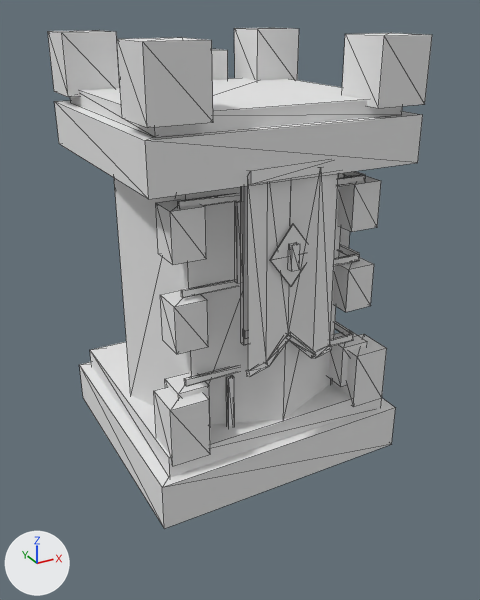
An edit to the FBX model factory/unity-src/hyeopgok-sasu/Resources/HyeopgokSasu/Models/tower_base_l3.fbx, drawn before and after from the same camera.
Camera for both pictures: a 50 mm camera at (-1.29, -2.45, 1.86) aimed at (-0.02, -0.16, 0.71). The axes (+X, +Y, +Z) are drawn at lower left. The lights are the same throughout. The older version comes first. Mesh edges are drawn as thin lines. Where no turn or scale is listed for an object, it has been applied to the vertices. Vertices at exactly the same position are counted once.

Objects in the first picture: 'tower_base_l3'.
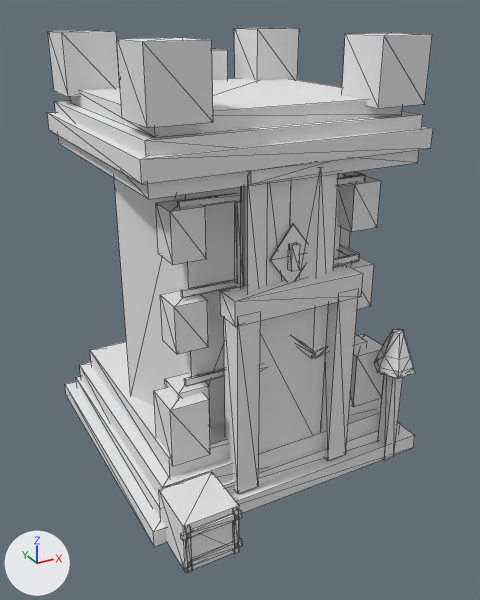
What differs and where, as boxes (x1, y1, x2, y2) in the pictures (480 x 600 px):
'tower_base_l3', reshaped (9% taller)
    before: (48, 28, 432, 529)
    after: (47, 28, 433, 573)
part 1 of me_tower_base_l3_mesh, added
    after: (65, 381, 415, 547)
part 2 of me_tower_base_l3_mesh, added
    after: (76, 376, 400, 519)
part 3 of me_tower_base_l3_mesh, added
    after: (259, 304, 328, 452)
part 4 of me_tower_base_l3_mesh, added
    after: (224, 318, 261, 494)
part 5 of me_tower_base_l3_mesh, added
    after: (321, 297, 358, 461)
part 6 of me_tower_base_l3_mesh, added
    after: (220, 265, 363, 327)
part 7 of me_tower_base_l3_mesh, added
    after: (47, 112, 433, 184)
part 8 of me_tower_base_l3_mesh, added
    after: (159, 472, 239, 573)
part 9 of me_tower_base_l3_mesh, added
    after: (182, 538, 242, 569)
part 10 of me_tower_base_l3_mesh, added
    after: (181, 510, 242, 541)
part 11 of me_tower_base_l3_mesh, added
    after: (185, 525, 192, 573)
part 12 of me_tower_base_l3_mesh, added
    after: (233, 508, 239, 553)
part 13 of me_tower_base_l3_mesh, added
    after: (378, 375, 403, 460)
part 14 of me_tower_base_l3_mesh, added
    after: (374, 329, 415, 379)

The change, as a list of edits to the scene's bpy script:
```text
Change me_tower_base_l3_mesh:
    used by ob_tower_base_l3; location = (0.0, 0.0, 0.0)
    remove me_tower_base_l3_mesh.from_pydata(...)  # 388 vertices, 556 faces; spans x -0.57..0.57, y -0.55..0.56, z 0.0..1.77
    add me_tower_base_l3_mesh.from_pydata(...)  # 594 vertices, 896 faces; spans x -0.64..0.64, y -0.79..0.62, z 0.0..1.77
    me_tower_base_l3_mesh part 1: a new loose piece, a box spanning x -0.64..0.64, y -0.61..0.61, z 0.0..0.07, in mat_tower_base_l3_vertexpalette (white #e7e7e7)
    me_tower_base_l3_mesh part 2: a new loose piece, a box spanning x -0.59..0.59, y -0.56..0.56, z 0.057..0.123, in mat_tower_base_l3_vertexpalette (white #e7e7e7)
    me_tower_base_l3_mesh part 3: a new loose piece, a box spanning x -0.17..0.17, y -0.525..-0.485, z 0.105..0.805, in mat_tower_base_l3_vertexpalette (white #e7e7e7)
    me_tower_base_l3_mesh part 4: a new loose piece, a box spanning x -0.267..-0.172, y -0.582..-0.477, z 0.08..0.86, in mat_tower_base_l3_vertexpalette (white #e7e7e7)
    me_tower_base_l3_mesh part 5: a new loose piece, a box spanning x 0.172..0.267, y -0.582..-0.477, z 0.08..0.86, in mat_tower_base_l3_vertexpalette (white #e7e7e7)
    me_tower_base_l3_mesh part 6: a new loose piece, a box spanning x -0.28..0.28, y -0.588..-0.476, z 0.828..0.923, in mat_tower_base_l3_vertexpalette (white #e7e7e7)
    me_tower_base_l3_mesh part 7: a new loose piece, a box spanning x -0.585..0.585, y -0.56..0.56, z 1.367..1.442, in mat_tower_base_l3_vertexpalette (white #e7e7e7)
    me_tower_base_l3_mesh part 8: a new loose piece, a box spanning x -0.59..-0.37, y -0.78..-0.56, z 0.0..0.21, in mat_tower_base_l3_vertexpalette (white #e7e7e7)
    me_tower_base_l3_mesh part 9: a new loose piece, a box spanning x -0.599..-0.361, y -0.789..-0.775, z 0.028..0.051, in mat_tower_base_l3_vertexpalette (white #e7e7e7)
    me_tower_base_l3_mesh part 10: a new loose piece, a box spanning x -0.599..-0.361, y -0.789..-0.775, z 0.16..0.183, in mat_tower_base_l3_vertexpalette (white #e7e7e7)
    me_tower_base_l3_mesh part 11: a new loose piece, a box spanning x -0.583..-0.566, y -0.789..-0.777, z 0.004..0.207, in mat_tower_base_l3_vertexpalette (white #e7e7e7)
    me_tower_base_l3_mesh part 12: a new loose piece, a box spanning x -0.394..-0.377, y -0.789..-0.777, z 0.004..0.207, in mat_tower_base_l3_vertexpalette (white #e7e7e7)
    me_tower_base_l3_mesh part 13: a new loose piece, a box spanning x 0.463..0.517, y -0.617..-0.562, z 0.0..0.534, in mat_tower_base_l3_vertexpalette (white #e7e7e7)
    me_tower_base_l3_mesh part 14: a new loose piece of 18 vertices spanning x 0.4..0.58, y -0.67..-0.51, z 0.45..0.63, in mat_tower_base_l3_vertexpalette (white #e7e7e7)
    other edits to the shape of me_tower_base_l3_mesh do not show in these pictures
```
